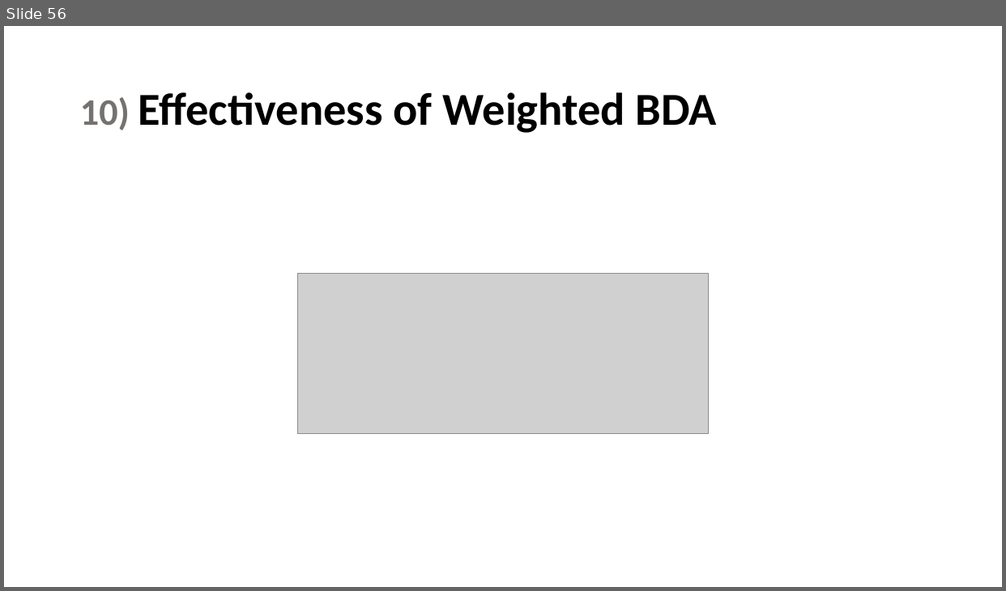
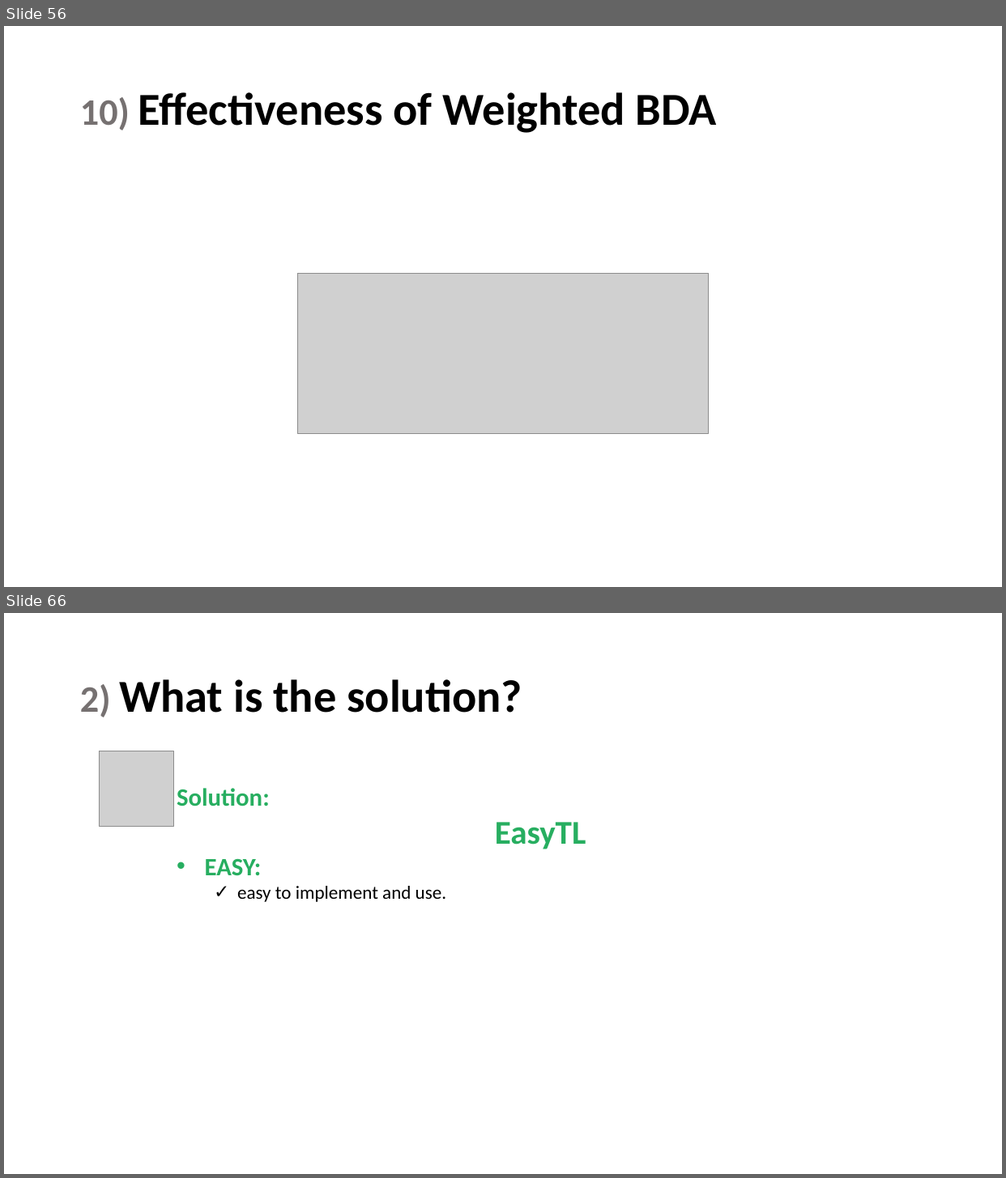
Before and after one commit to maryamhashemi/Transfer-Learning, a slide deck: phase3/Presentation/present.pptx. Shown one above the other, each under a label of ours: slide 56 before the commit, slides 56 and 66 after it; the slides between them are not shown. The pictures are 1006x591 and 1006x1178 pixels, drawn with LibreOffice and Linux fonts; fonts in the diff are those of the drawing; grey boxes stand for pictures. Boxes give left, top, right and bottom in pixels: in the first picture for what was removed or moved away, otherwise in the second. Text is boxed around its words. In the diff, an @@ line names an element or a change of style, - is before the commit and + after.

```diff
--- a/phase3/Presentation/present.pptx
+++ b/phase3/Presentation/present.pptx
@@ slide 66 added at bbox=[4, 613, 1002, 1174], background #FFFFFF @@
@@ title added at bbox=[80, 679, 522, 717], 44 pt, text #000000, bold @@
+2) What is the solution?
@@ picture added at bbox=[99, 752, 174, 826] @@
@@ text added at bbox=[177, 788, 446, 902], 18 pt, text #000000 @@
+Solution:
+EasyTL
+• EASY:
+  ✓ easy to implement and use.
```
Also in this commit, not shown: 31 other slides added.
